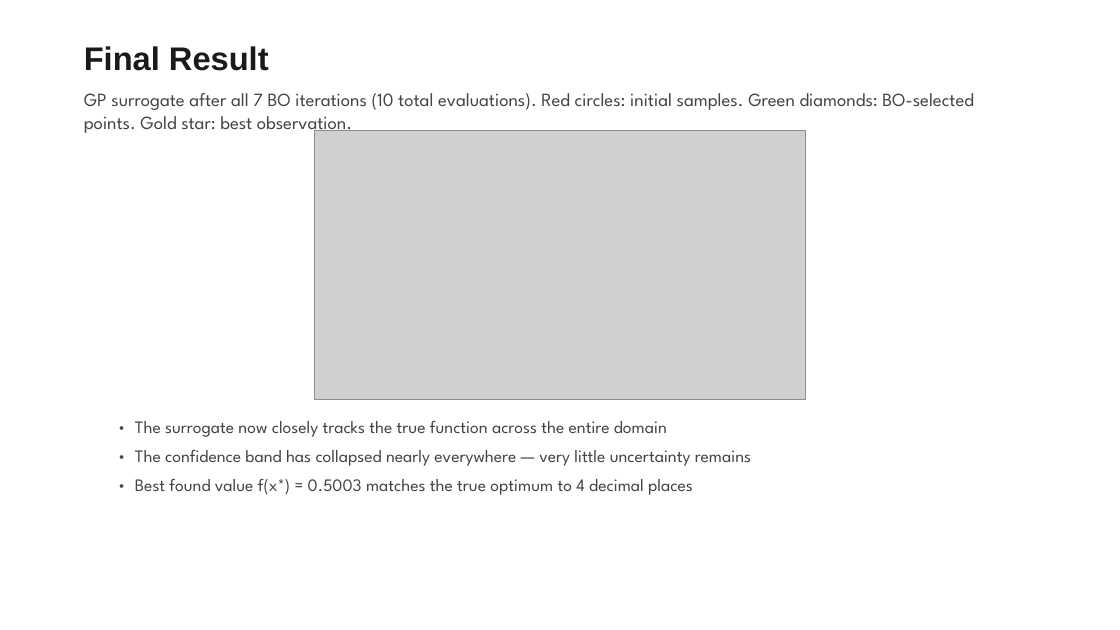
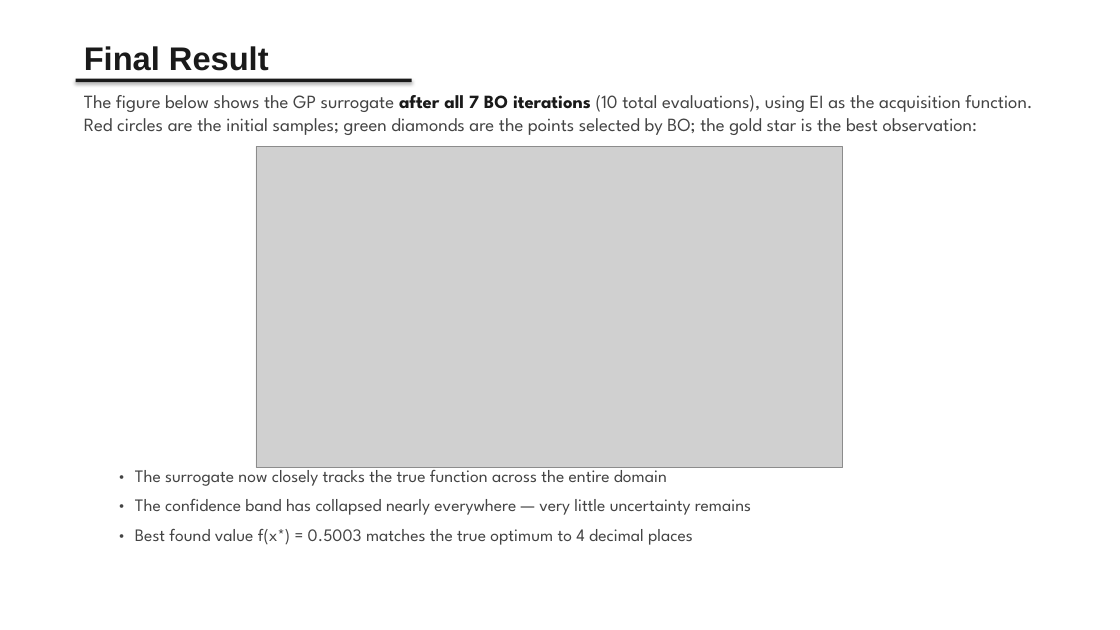
Before and after one commit to AHMalik2000/KIMM-Shared-Data, a slide deck: slide 37 of presentation.pptx. Drawn at 1120x630 pixels with LibreOffice and Linux fonts; fonts in the diff are those of the drawing; grey boxes stand for pictures. Boxes give left, top, right and bottom in pixels: in the first picture for what was removed or moved away, otherwise in the second. Text is boxed around its words. In the diff, an @@ line names an element or a change of style, - is before the commit and + after.

```diff
--- a/presentation.pptx
+++ b/presentation.pptx
@@ rectangle added at [76,79,412,82], fill #1A1A1A @@
@@ text at [84,95,1032,135]: text changed @@
-GP surrogate after all 7 BO iterations (10 total evaluations). Red circles: initial samples. Green diamonds: BO-selected points. Gold star: best observation.
+The figure below shows the GP surrogate after all 7 BO iterations (10 total evaluations), using EI as the acquisition function. Red circles are the initial samples; green diamonds are the points selected by BO; the gold star is the best observation:
@@ picture: place and size @@
-picture at [314,130,806,399]
+picture at [256,147,843,468]
@@ 3 texts: place and size @@
-3 texts at [135,421,751,495]
+3 texts at [135,464,751,545]
```
Also in this commit, not shown: 15 other slides changed.
